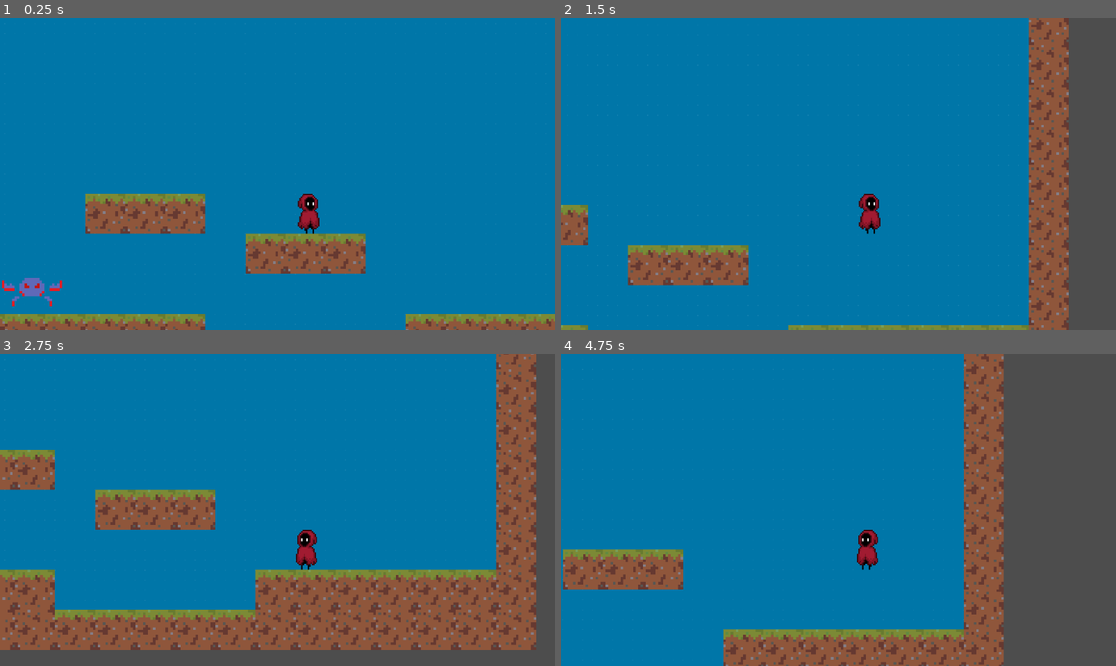
Above: before the commit, frames 1-4 (two rows, left to right).
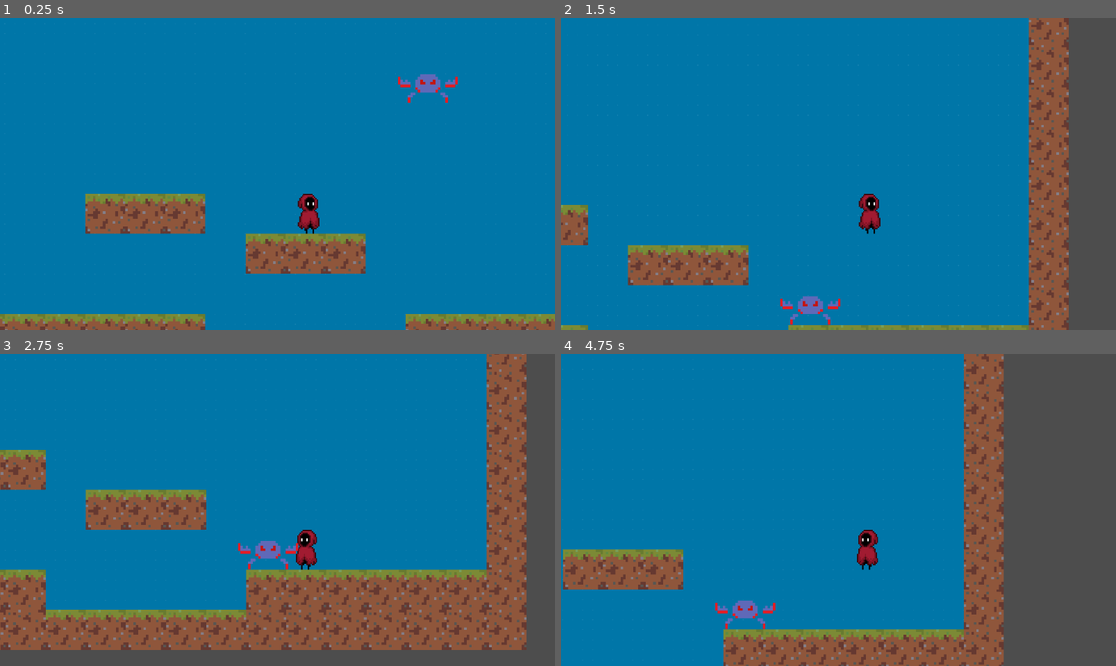
Above: after the commit, the same moments.

Repository: yeegz/Fallen-Asteri
Game: Godot game, scene res://scene.tscn
The game is run twice, just before and just after one commit, with the same random seed, the same clock (stepped at 60 frames per second) and the same inputs. This scene is started directly instead of the project's main scene.
Inputs:
- Up to frame 1 (0.25 s): no input
- Up to frame 2 (1.5 s): tap Enter (ui_accept) at 0.5, 0.77 s; hold Right (ui_right) from 0.53 s (still down)
- Up to frame 3 (2.75 s): tap Enter (ui_accept) at 1.52 s; release Right (ui_right) at 2.03 s; hold Left (ui_left) from 2.03 s (still down)
- Up to frame 4 (4.75 s): release Left (ui_left) at 2.78 s; hold Right (ui_right) 2.78-4.28 s; tap Enter (ui_accept) at 3.02, 3.77, 4.52 s; hold Left (ui_left) from 4.28 s (still down)

The runs differ from the first frame. In frame 1, 0.8% of the frame differs, in the area x 0-83%, y 18-93%; in frame 2, 0.4%; in frame 3, 15%, in the area x 0-97%, y 0-95%; in frame 4, 0.5%.

Commit message:
add physics to enemy

Diff:
--- /dev/null
+++ b/Scenes/enemy_12d.gd
@@ -0,0 +1,10 @@
+extends CharacterBody2D
+
+var GRAVITY_VALUE = 1100
+
+# Called every frame. 'delta' is the elapsed time since the previous frame.
+func _process(delta):
+	if not is_on_floor():
+		velocity.y += GRAVITY_VALUE * delta
+
+	move_and_slide()
--- a/Scenes/enemy_12d.tscn
+++ b/Scenes/enemy_12d.tscn
@@ -1,11 +1,13 @@
-[gd_scene load_steps=3 format=3 uid="uid://bbttsnhtdb1k5"]
+[gd_scene load_steps=4 format=3 uid="uid://bbttsnhtdb1k5"]
 
+[ext_resource type="Script" path="res://Scenes/enemy_12d.gd" id="1_685w0"]
 [ext_resource type="Texture2D" uid="uid://2h4hoec3d8ju" path="res://Temporary Files/idle/crab_idle_1.png" id="1_xxmt4"]
 
 [sub_resource type="RectangleShape2D" id="RectangleShape2D_6yb7h"]
 size = Vector2(96, 48)
 
 [node name="enemy12D" type="CharacterBody2D"]
+script = ExtResource("1_685w0")
 
 [node name="EnemySprite2D" type="Sprite2D" parent="."]
 texture_filter = 1
--- a/scene.tscn
+++ b/scene.tscn
@@ -46,4 +46,4 @@
 position = Vector2(563, 351)
 
 [node name="enemy12D" parent="." instance=ExtResource("5_qhj3c")]
-position = Vector2(123, 484)
+position = Vector2(755, 122)
